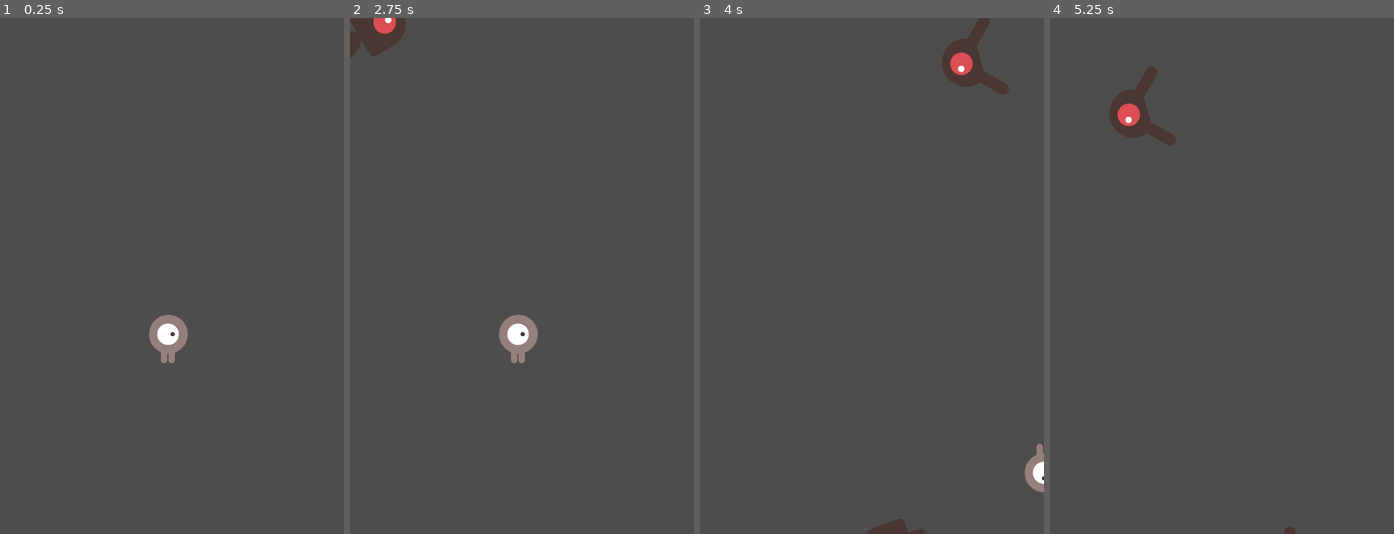
Above: before the commit, frames 1-4 (left to right).
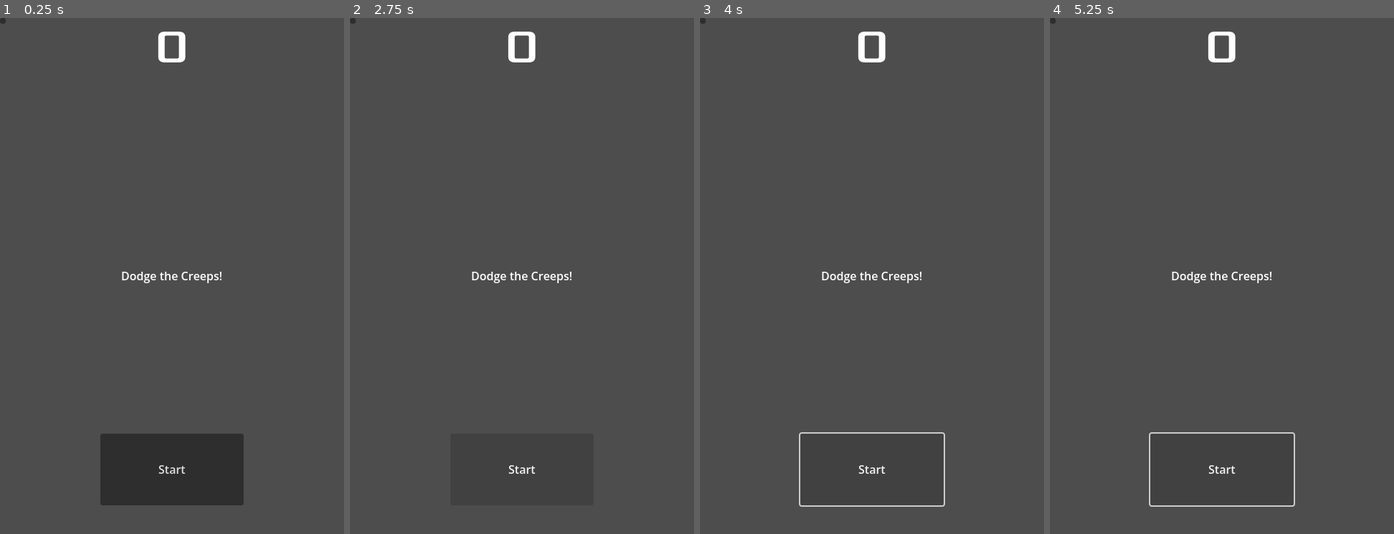
Above: after the commit, the same moments.

Repository: Noel184/Dodge_the_Creeps
Game: Godot game, scene res://main.tscn
The game is run twice, just before and just after one commit, with the same random seed, the same clock (stepped at 60 frames per second) and the same inputs.
Inputs (mouse positions are in pixels of both pictures, inside the frame that each line leads up to):
- Up to frame 1 (0.25 s): no input
- Up to frame 2 (2.75 s): click (353, 23) at 0.52 s; click (522, 472) at 1.25 s, where only the run after the commit has a clickable "Start"; click (522, 472) at 2 s, where only the run after the commit has a clickable "Start"
- Up to frame 3 (4 s): hold Right (move_right) 2.78-3.53 s; hold Down (move_down) from 3.53 s (still down)
- Up to frame 4 (5.25 s): release Down (move_down) at 4.28 s; hold Right (move_right) 4.28-5.03 s; hold Up (move_up) from 5.03 s (still down)

The runs differ from the first frame. In frame 1, 7.1% of the frame differs, in the area x 0-71%, y 0-95%; in frame 2, 2.2%; in frame 3, 2.8%; in frame 4, 2.2%.

Commit message:
Added heads up display

Diff:
--- /dev/null
+++ b/project-3/hud.gd
@@ -0,0 +1,27 @@
+extends CanvasLayer
+
+signal start_game
+
+func show_message(text):
+	$Message.text = text
+	$Message.show()
+	$MessageTimer.start()
+
+func show_game_over():
+	show_message("Game Over")
+	await $MessageTimer.timeout
+
+	$Message.text = "Dodge the Creeps!"
+	$Message.show()
+	await get_tree().create_timer(1.0).timeout
+	$StartButton.show()
+
+func update_score(score):
+	$ScoreLabel.text = str(score)
+
+func _on_start_button_pressed():
+	$StartButton.hide()
+	start_game.emit()
+
+func _on_message_timer_timeout():
+	$Message.hide()
--- /dev/null
+++ b/project-3/hud.tscn
@@ -0,0 +1,61 @@
+[gd_scene format=3 uid="uid://bugicdefqc57c"]
+
+[ext_resource type="Script" uid="uid://cyyf1k6cbjcyp" path="res://hud.gd" id="1_64ctp"]
+[ext_resource type="FontFile" uid="uid://ctjpjqbmthsef" path="res://fonts/Xolonium-Regular.ttf" id="2_8sq4i"]
+
+[node name="HUD" type="CanvasLayer" unique_id=812297822]
+script = ExtResource("1_64ctp")
+
+[node name="ScoreLabel" type="Label" parent="." unique_id=1359095066]
+anchors_preset = 5
+anchor_left = 0.5
+anchor_right = 0.5
+offset_left = -239.0
+offset_right = 239.0
+offset_bottom = 83.0
+grow_horizontal = 2
+theme_override_fonts/font = ExtResource("2_8sq4i")
+theme_override_font_sizes/font_size = 64
+text = "0"
+horizontal_alignment = 1
+vertical_alignment = 1
+
+[node name="Message" type="Label" parent="." unique_id=11256653]
+anchors_preset = 8
+anchor_left = 0.5
+anchor_top = 0.5
+anchor_right = 0.5
+anchor_bottom = 0.5
+offset_left = -240.0
+offset_top = -50.0
+offset_right = 240.0
+offset_bottom = 50.0
+grow_horizontal = 2
+grow_vertical = 2
+text = "Dodge the Creeps!"
+horizontal_alignment = 1
+vertical_alignment = 1
+autowrap_mode = 2
+
+[node name="StartButton" type="Button" parent="." unique_id=2134116508]
+anchors_preset = 7
+anchor_left = 0.5
+anchor_top = 1.0
+anchor_right = 0.5
+anchor_bottom = 1.0
+offset_left = -100.0
+offset_top = -140.0
+offset_right = 100.0
+offset_bottom = -40.0
+grow_horizontal = 2
+grow_vertical = 0
+text = "Start
+"
+
+[node name="Button" type="Button" parent="." unique_id=1953334347]
+offset_right = 8.0
+offset_bottom = 8.0
+
+[node name="MessageTimer" type="Timer" parent="." unique_id=1237499329]
+wait_time = 2.0
+one_shot = true
--- a/project-3/main.gd
+++ b/project-3/main.gd
@@ -6,11 +6,16 @@
 func game_over():
 	$ScoreTimer.stop()
 	$MobTimer.stop()
+	$HUD.show_game_over()
 
 func new_game():
 	score = 0
 	$Player.start($StartPosition.position)
 	$StartTimer.start()
+	$HUD.update_score(score)
+	$HUD.show_message("Get Ready")
+	get_tree().call_group("mobs", "queue_free")
+
 
 
 func _on_mob_timer_timeout():
@@ -34,11 +39,11 @@
 
 func _on_score_timer_timeout():
 	score += 1
-
+	$HUD.update_score(score)
 
 func _on_start_timer_timeout():
 	$MobTimer.start()
 	$ScoreTimer.start()
 
 func _ready():
-	new_game()
+	pass
--- a/project-3/main.tscn
+++ b/project-3/main.tscn
@@ -3,6 +3,7 @@
 [ext_resource type="Script" uid="uid://bf8x4nd715aqs" path="res://main.gd" id="1_h2yge"]
 [ext_resource type="PackedScene" uid="uid://dpscghidqoyg3" path="res://mob.tscn" id="2_1bvp3"]
 [ext_resource type="PackedScene" uid="uid://d0uo67cpq61or" path="res://player.tscn" id="3_lquwl"]
+[ext_resource type="PackedScene" uid="uid://bugicdefqc57c" path="res://hud.tscn" id="4_1bvp3"]
 
 [sub_resource type="Curve2D" id="Curve2D_7mycd"]
 _data = {
@@ -36,7 +37,10 @@
 position = Vector2(-2, 0)
 rotation = -0.0020833302
 
+[node name="HUD" parent="." unique_id=812297822 instance=ExtResource("4_1bvp3")]
+
 [connection signal="hit" from="Player" to="." method="game_over"]
 [connection signal="timeout" from="MobTimer" to="." method="_on_mob_timer_timeout"]
 [connection signal="timeout" from="ScoreTimer" to="." method="_on_score_timer_timeout"]
 [connection signal="timeout" from="StartTimer" to="." method="_on_start_timer_timeout"]
+[connection signal="start_game" from="HUD" to="." method="new_game"]
Not shown, added: project-3/hud.gd.uid
